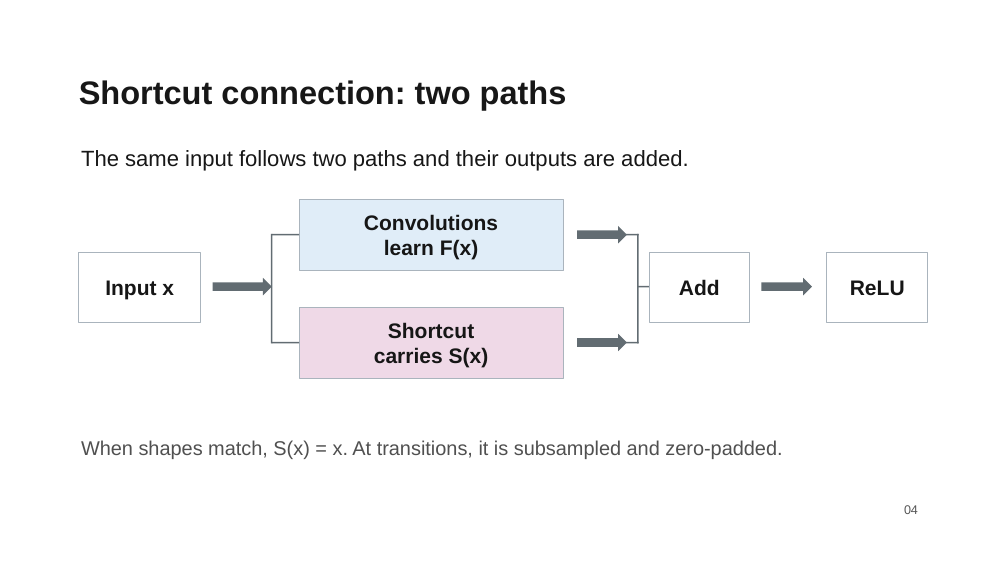
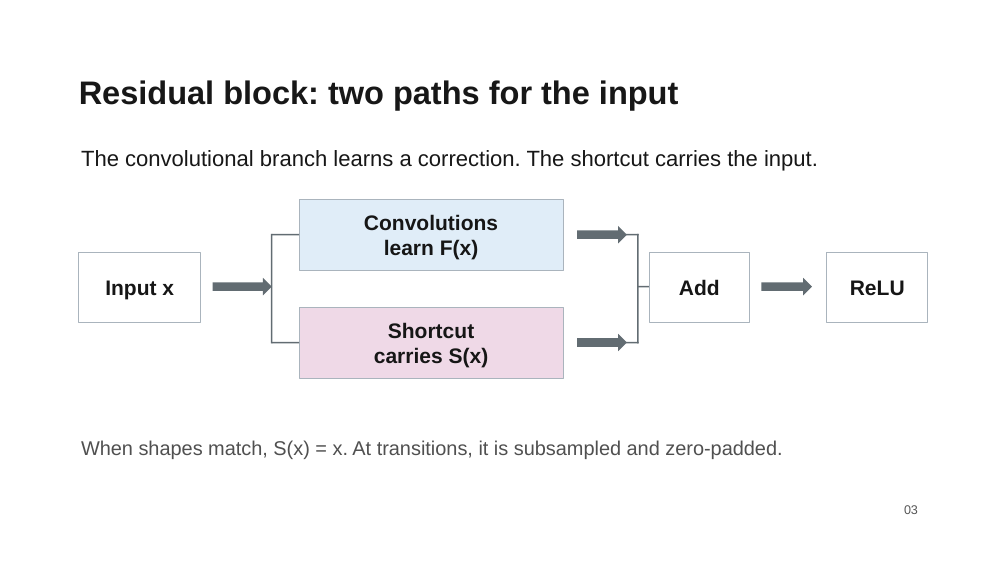
Before and after one commit to liuyanze910-svg/miae01-resnet-replication, a slide deck: slide 3 of docs/slides/week4_a_background_methods.pptx (slide 4 before the commit). Drawn at 1008x567 pixels with LibreOffice and Linux fonts; fonts in the diff are those of the drawing; background and template pictures are left out. Boxes give left, top, right and bottom in pixels: in the first picture for what was removed or moved away, otherwise in the second. Text is boxed around its words. In the diff, an @@ line names an element or a change of style, - is before the commit and + after.

```diff
--- a/docs/slides/week4_a_background_methods.pptx
+++ b/docs/slides/week4_a_background_methods.pptx
@@ text at (x1=79, y1=80, x2=678, y2=110): text changed @@
-Shortcut connection: two paths
+Residual block: two paths for the input
@@ text at (x1=81, y1=150, x2=818, y2=171): text changed @@
-The same input follows two paths and their outputs are added.
+The convolutional branch learns a correction. The shortcut carries the input.
@@ text at (x1=904, y1=505, x2=918, y2=514): text changed @@
-04
+03
```
Also in this commit, not shown: 2 other slides changed, 1 other file.
